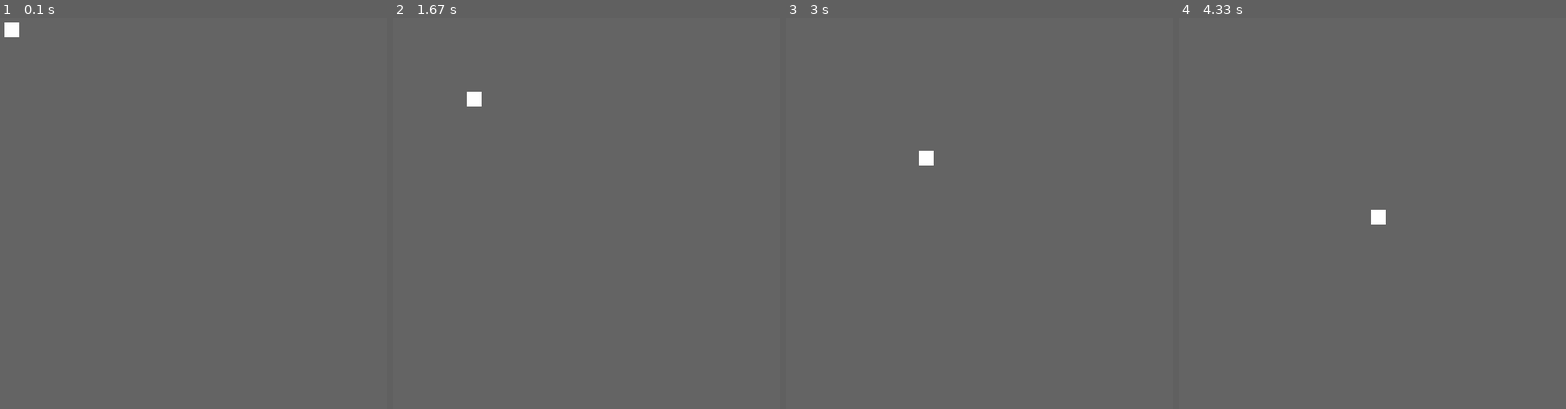
Above: before the commit, frames 1-4 (left to right).
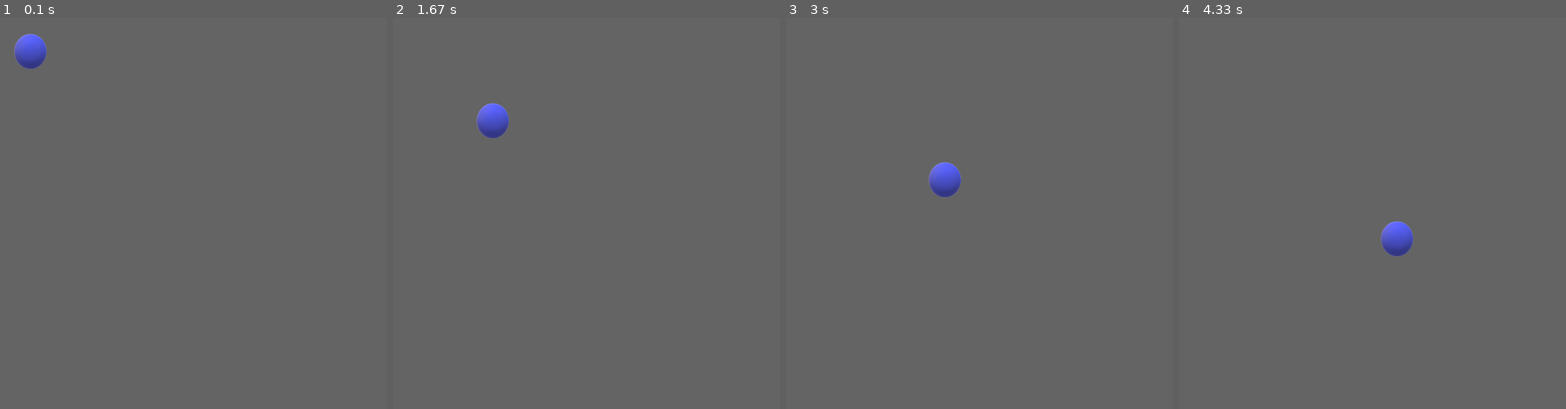
Above: after the commit, the same moments.

Repository: sergk1972/PyGame_1
Game: pygame game, started from main.py
Same seed, same stepped clock (60 frames per second), same inputs: the game is played once before the commit and once after it.
Inputs:
- Up to frame 1 (0.1 s): no input
- Up to frame 2 (1.67 s): no input
- Up to frame 3 (3 s): no input
- Up to frame 4 (4.33 s): no input

The runs differ from the first frame. In frame 1, 0.7% of the frame differs, in the area x 1-13%, y 1-14%; in frame 2, 0.7%; in frame 3, 0.7%; in frame 4, 0.7%.

Commit message:
change rectangle to ball

Diff:
--- a/main.py
+++ b/main.py
@@ -6,10 +6,11 @@
 screen = wigth, heigth = 801, 600
 main_surface = pygame.display.set_mode(screen)
 pygame.display.set_caption("SUPER BALL")
-ball = pygame.Surface((20, 20))
+# ball = pygame.Surface((20, 20))
+ball = pygame.image.load('images/ball.png')
 ball_color = [(0, 0, 0), (255, 255, 255), (0, 0, 255),
               (0, 255, 0), (255, 25, 25), (255, 255, 51)]
-ball.fill((255, 255, 255))
+# ball.fill((255, 255, 255))
 ball_rect = ball.get_rect()
 ball_speed = [1, 1]
 is_working = True
@@ -20,10 +21,10 @@
     ball_rect = ball_rect.move(ball_speed)
     if ball_rect.bottom >= heigth or ball_rect.top <= 0:  # отскок от края поля
         ball_speed[1] = - ball_speed[1]
-        ball.fill(ball_color[randint(0, 5)])  # изменение цвета объекта
+        # ball.fill(ball_color[randint(0, 5)])  # изменение цвета объекта
     elif ball_rect.right >= wigth or ball_rect.left <= 0:
         ball_speed[0] = - ball_speed[0]
-        ball.fill(ball_color[randint(0, 5)])
+        # ball.fill(ball_color[randint(0, 5)])
     main_surface.fill((100, 100, 100))
     main_surface.blit(ball, ball_rect)
     pygame.display.flip()
Binary file added: images/ball.png
